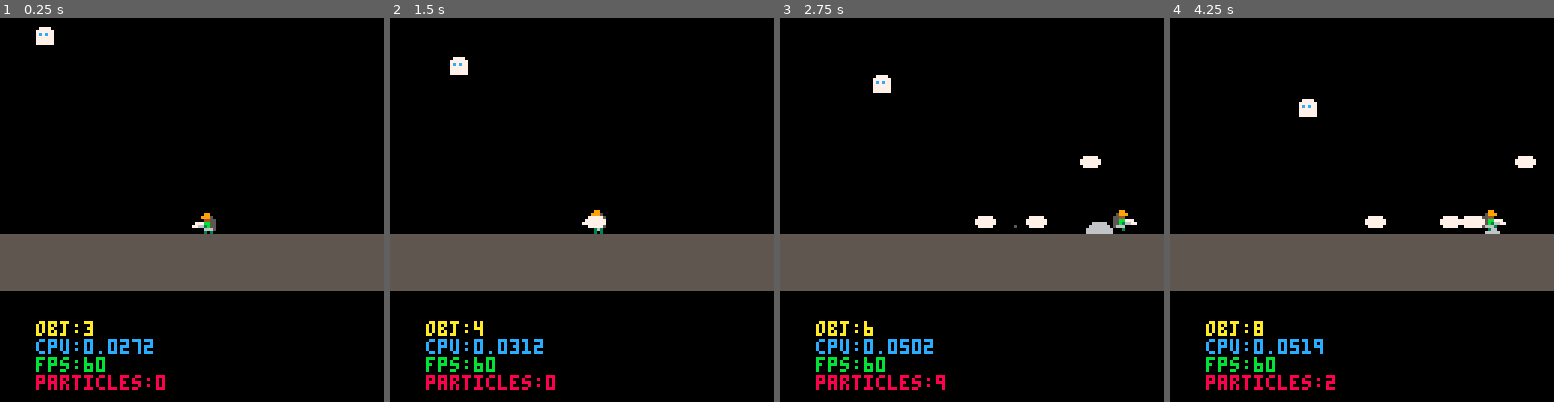
Above: before the commit, frames 1-4 (left to right).
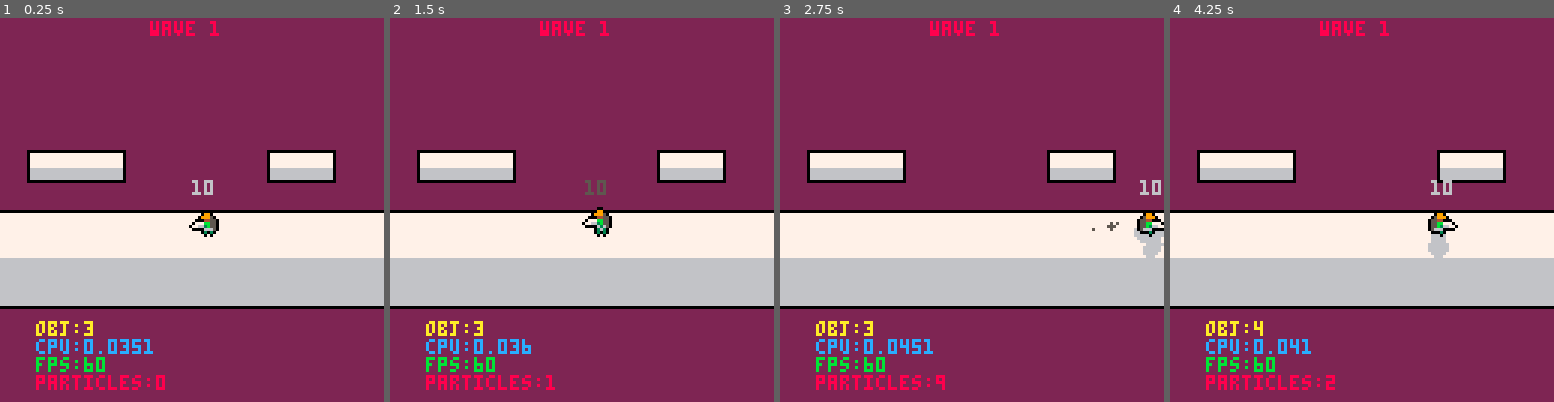
Above: after the commit, the same moments.

Repository: TThanushan/spirico
Game: PICO-8 cartridge spirico.p8
Same seed, same stepped clock (60 frames per second), same inputs: the game is played once before the commit and once after it.
Inputs:
- Up to frame 1 (0.25 s): no input
- Up to frame 2 (1.5 s): tap X (X key) at 0.33, 1.07 s; tap O (Z key) at 0.7 s
- Up to frame 3 (2.75 s): hold Right 1.6-2.1 s; tap O (Z key) at 1.7, 2.1, 2.5 s; tap X (X key) at 1.85 s; hold Up 2.15-2.42 s; hold Right from 2.47 s (still down)
- Up to frame 4 (4.25 s): tap O (Z key) every 0.4 s from 2.9 to 4.1 s; tap X (X key) at 2.97, 4.08 s; release Right at 3.03 s; hold Left 3.08-3.58 s; hold Right from 4.02 s (still down)

The runs differ from the first frame. In frame 1, 96% of the frame differs, in the area x 0-100%, y 0-100%; in frame 2, 96%; in frame 3, 95%; in frame 4, 95%.

Commit message:
Do list : - Player shooting bullet - Enemies health - Bullet damage enemies - Add grounded enemy - Spawn random enemies (flying and grounded) - Add two platform

Diff:
--- a/spirico.p8
+++ b/spirico.p8
@@ -6,7 +6,8 @@
 -- by wombart
 -- initially made for the minijam 25 :
 
-local p_info = {x = 64, y = 64, tag = 'player', current_health = 0, move_speed = 1, sprites = {idle ={1, 2}, running = {17, 18, 18, 19, 20, 20}}, sounds = {running = 0}}
+local p_info = {x = 64, y = 64, tag = 'player', current_health = 10, move_speed = 2,
+sprites = {idle ={1, 2}, running = {17, 18, 18, 19, 20, 20}}, sounds = {running = 0}}
 local player
 local part = {}
 local g = 0.3
@@ -17,12 +18,31 @@
 local gameobjects = {}
 local game_state = 'game'
 local whiteframe = false
+local spawner
+
+-- platform1
+local platf1 = {x0=10, y0=45, x1=40, y1=53, hitbox_x0=4, hitbox_x1=40, hitboxy=40}
+local platf2 = {x0=90, y0=45, x1=110, y1=53, hitbox_x0=86, hitbox_x1=110, hitboxy=40}
+-- flying, flying, grounded, grounced
+local spawner_infos = {x=0, y=0, tag='spawner', properties={x={-30, 135, -30, 135},
+    y={-30, -30, 64, 64}, wave_number=1, inprogress_timer=0, inprogress_time=1,
+    between_spawn_timer=0, between_spawn_time=15, enemy_count=0, enemy_number_to_spawn=15, alivee=0, enemy_limit = 20}}
+
+local enemies_shape = {
+    {damage = 1, health = 2, move_speed = 10, sprites = {running = {64, 65, 66, 67}}, flying = false},
+    {damage = 1, health = 3, move_speed = 5, sprites = {running = {80, 81, 82, 83}}, flying = false},
+    {damage = 1, health = 2, move_speed = 10, sprites = {running = {96, 97, 98, 99}}, flying = true}
+}
+
+
 function _init()
     start()
 end
 
 function start()
     init_all_gameobject()
+
+
 end
 
 function _update60()
@@ -54,6 +74,8 @@
         print('cpu:'..stat(1),main_camera.x-20, main_camera.y+75, 12)
         print('fps:'..stat(7),main_camera.x-20, 81+main_camera.y, 11, 3)
         print('particles:'..#part,main_camera.x-20, 87+main_camera.y, 8, 2)
+        print("wave "..spawner.wave_number,  50, 1,8, 2)
+        -- print("ecount "..spawner.enemy_count,  50, 30,8, 2)
         -- print('particles:'..#part,main_camera.x+ 0, 93+main_camera.y, 8, 2)
         -- spe_print('sys_cpu:'..stat(2),main_camera.x+ 0, 50+main_camera.y, 8, 2)
 
@@ -69,13 +91,17 @@
     do_camera_shake()
     update_part()
     whiteframe_update()
+
+    -- spawn_random_enemies()
 end
 
 function draw_game()
 
-    cls()
+    cls((spawner.wave_number%15)+1)
+    -- cls(((time()/2%15))+1)
+
+    draw_map()
     draw_part()
-    draw_map()
     draw_all_gameobject()
 
     -- print(main_camera.get_tag())
@@ -98,9 +124,34 @@
     main_camera = make_gameobject(32, 32, 'camera', {newposition = {x=0, y=0}})
 
     -- remove
-    make_enemy(10, 0, 1, 2, 10, {running = {64, 65, 66, 65}})
-end
-
+    -- make_enemy(10, 0, 1, 2, 40, {running = {64, 65, 66, 67}}, true)
+
+    -- make_enemy(0, 64, 1, 2, 40, {running = {80, 81, 82, 83}})
+
+    -- make_enemy(0, 64, 1, 2, 30, {running = {96, 97, 98, 99}})
+
+    --  make_bullet(x, y, direction, damage, backoff, move_speed, sprite, tag)
+
+    -- make_bullet(50, 50, {x=150, y=50}, 1, 0, 80, 49, 'bullet')
+    -- make_bullet(100, 100, {x=150, y=100}, 1, 0, 80, 49, 'bullet')
+    -- make_bullet(200, 200, {x=150, y=200}, 1, 0, 80, 49, 'bullet')
+
+
+
+    spawner = make_gameobject(spawner_infos.x, spawner_infos.y, spawner_infos.tag, {
+        x = spawner_infos.properties.x,
+        y = spawner_infos.properties.y,
+        enemy_count = spawner_infos.properties.enemy_count,
+        enemy_number_to_spawn = spawner_infos.properties.enemy_number_to_spawn,
+        wave_number = spawner_infos.properties.wave_number,
+        inprogress_timer = spawner_infos.properties.inprogress_timer,
+        inprogress_time = spawner_infos.properties.inprogress_time,
+        between_spawn_timer = spawner_infos.properties.between_spawn_timer,
+        between_spawn_time = spawner_infos.properties.between_spawn_time,
+        alivee = spawner_infos.properties.alivee,
+
+    })
+end
 
 
 function do_camera_shake()
@@ -123,18 +174,84 @@
   -- rectfill(main_camera.x+shkx+x0, shky+y0, main_camera.x+shkx+x1, shky+y1, col)
 
   -- ground path
-  x0, y0, x1, y1, col = -35, 72, 276, 90, 5
-  rectfill(main_camera.x+shkx+x0, shky+y0, main_camera.x+shkx+x1, shky+y1, col)
-end
-
+    local x0, y0, x1, y1, col = -35, 65, 276, 95, 5
+    rect(main_camera.x+shkx+x0-1, shky+y0-1, main_camera.x+shkx+x1+1, shky+y1+1, 0)
+    -- light part
+    rectfill(main_camera.x+shkx+x0, shky+y0, main_camera.x+shkx+x1, shky+y1-15, col+2)
+    -- dark part
+    rectfill(main_camera.x+shkx+x0, shky+y1-15, main_camera.x+shkx+x1, shky+y1, col+1)
+
+-- platform 1
+    rect(shkx+platf1.x0-1, shky+platf1.y0-1, shkx+platf1.x1+1, shky+platf1.y1+1, 0)
+    -- light part
+    rectfill(shkx+platf1.x0, shky+platf1.y0, shkx+platf1.x1, shky+platf1.y1, col+2)
+    -- dark part
+    rectfill(shkx+platf1.x0, shky+platf1.y0+5, shkx+platf1.x1, shky+platf1.y1, col+1)
+
+-- platform 2
+    rect(shkx+platf2.x0-1, shky+platf2.y0-1, shkx+platf2.x1+1, shky+platf2.y1+1, 0)
+    -- light part
+    rectfill(shkx+platf2.x0, shky+platf2.y0, shkx+platf2.x1, shky+platf2.y1, col+2)
+    -- dark part
+    rectfill(shkx+platf2.x0, shky+platf2.y0+5, shkx+platf2.x1, shky+platf2.y1, col+1)
+
+  -- line(main_camera.x+shkx+x0, shky+y1-15, main_camera.x+shkx+x1, shky+y1-15,col)
+end
+
+
+-- ##spawner
+function spawn_random_enemies()
+    -- is the between timer over
+    if spawner.between_spawn_timer < time() then
+
+        -- choose a random spawn position
+
+
+        local shape = enemies_shape[flr(rnd(count(enemies_shape))+1)]
+
+        local rand_index_pos = flr(rnd(count(spawner.x)))+1
+
+        -- haven't reached the number of enemies to spawn this wave
+        if spawner.enemy_count < spawner.enemy_number_to_spawn then
+
+            if spawner.inprogress_timer < time() then
+
+                    local enemy = make_enemy(spawner.x[rand_index_pos], spawner.y[rand_index_pos], shape.damage,
+                     shape.health, shape.move_speed, shape.sprites, shape.flying)
+                    -- temporary solution
+
+                    if not enemy.flying then
+                        enemy.y = 64
+                    end
+                    spawner.inprogress_timer = spawner.inprogress_time + time()
+
+                    spawner.alivee += 1
+                    spawner.enemy_count += 1;
+            end
+        elseif spawner.alivee <= 0 then
+            spawner.between_spawn_timer = spawner.between_spawn_time + time()
+            spawner.enemy_count = 0
+            spawner.wave_number += 1
+        end
+
+
+    end
+end
+
+function is_player_on_a_platform()
+    return (player.x >= platf1.hitbox_x0 and player.x <= platf1.hitbox_x1 and (player.y > platf1.hitboxy-3 and player.y < platf1.hitboxy+3)) or
+    (player.x > platf2.hitbox_x0 and player.x < platf2.hitbox_x1 and (player.y > platf2.hitboxy-3 and player.y < platf2.hitboxy+3))
+end
+
+-- ##player
 function make_player()
-    local _player = make_gameobject(p_info.x, p_info.y, p_info.tag, {
+    player = make_gameobject(p_info.x, p_info.y, p_info.tag, {
         current_health = p_info.current_health,
         c_sprite=1,
         dx=0,
         dy=1,
-        weapong_info = {reload_time = 0, bullet_sprite = 49, name = 'pistol', attack_speed = 0.5,
-            move_speed = 10, damage = 1},
+        weapong_info = {reload_time = 0, bullet_sprite = 49, name = 'pistol', attack_speed = 1,
+            move_speed = 400, damage = 1, backoff = 1, collision_backoff = 10},
         state = 'idle',
         sfx_playing = false,
         look_to_left = true,
@@ -142,21 +259,28 @@
         timer = {walk_sfx_timer = 0},
         sounds = p_info.sounds,
         sprites = p_info.sprites,
+        experience=0;
+        money=0;
         move_speed = p_info.move_speed,
         move = function(self)
             if btn(0) then
                 self.x -= self.move_speed
                 self.state = 'running'
-                self.look_to_left = true
+                if not btn(4) then
+                    self.look_to_left = true
+                end
                 self:walk_particle()
             end
             if btn(1) then
                 self.x += self.move_speed
                 self.state = 'running'
-                self.look_to_left = false
+                if not btn(4) then
+                    self.look_to_left = false
+                end
                 self:walk_particle()
             end
-            if btn(2) and self.grounded then
+            -- need to be falling to jump
+            if btn(2) and self.grounded and self.dy >= 0 then
                 self:jump()
 
             end
@@ -164,7 +288,7 @@
                 self.state = 'idle'
             end
             if btn(4) then
-                self:shoot(self.x+60, self.y)
+                self:shoot(self.x+200, self.y)
             end
         end,
         shoot = function(self, _x, _y)
@@ -172,7 +296,8 @@
                 self.weapong_info.reload_time = time()+self.weapong_info.attack_speed
                 local direction = 1
                 if self.look_to_left then direction = -1 end
-                local bullet = make_bullet(self.x, self.y, {x=_x*direction, y=_y}, 1, 0, self.weapong_info.move_speed, self.weapong_info.bullet_sprite,
+                self.x += self.weapong_info.backoff * -direction
+                local bullet = make_bullet(self.x, self.y, {x=_x*direction, y=_y}, self.weapong_info.damage, self.weapong_info.collision_backoff, self.weapong_info.move_speed, self.weapong_info.bullet_sprite,
                     'bullet')
 
             end
@@ -191,6 +316,7 @@
             self.c_sprite = table[n]
         end,
         draw_sprite = function(self)
+            outline_spr(self.c_sprite, self.x+shkx, self.y+shky, self.look_to_left)
             spr(self.c_sprite, self.x+shkx, self.y+shky, 1, 1, self.look_to_left)
         end,
         player_sounds = function (self)
@@ -201,13 +327,17 @@
         end,
         take_damage = function (self, damage)
             self.current_health -= damage
-            sfx(4)
+            if self.current_health < 0 then
+                self.current_health = 0
+            end
+            sfx(5)
             whiteframe = true
         end,
         jump=function(self)
             self.grounded = false
 
             self.y -= 5
+
             self.dy = -4
             shake_v(1)
             sfx(0)
@@ -220,18 +350,34 @@
 
         end,
         do_physics=function(self)
-            -- do gravity
-            if self.y <= 64 then
-                self.dy += g
-            else
+            if self.y > 64 then
                 self.y = 64
+                self.grounded = true
                 self.dy = 0
-                if not self.grounded then
-                    sfx(2)
-                    self.grounded = true
+
+            end
+
+                -- do gravity
+                if self.y <= 64 and not is_player_on_a_platform() then
+                    self.dy += g
+                else
+                    -- self.y = 64
+                    if not self.grounded then
+                        sfx(2)
+                    end
+                        if self.dy > 0 and is_player_on_a_platform() then
+                            self.grounded = true
+                            self.dy = 0
+                        end
+
                 end
-            end
-            self.y += self.dy
+
+                -- not in the x range of a platform
+                -- if not is_player_on_a_platform() then
+                    -- go down
+                    self.y += self.dy
+                -- end
+
 
             -- do horizontal velocity
             self.x += self.dx
@@ -256,16 +402,29 @@
         end,
         draw = function(self)
             self:draw_sprite()
+            print(self.current_health, self.x, self.y-10)
+
         end
 
     })
-    player = _player
 end
 
 
 
 function distance(current, target)
-    return sqrt((target.x - current.x)^2 + (target.y - current.y)^2)
+    local x0, x1, y0, y1 = current.x, target.x, current.y, target.y
+    -- scale inputs down by 6 bits
+    local dx=(x0-x1)/64
+    local dy=(y0-y1)/64
+
+    -- get distance squared
+    local dsq=dx*dx+dy*dy
+
+    -- in case of overflow/wrap
+    if(dsq<0) return 32767.99999
+
+    -- scale output back up by 6 bits
+    return sqrt(dsq)*64
 end
 
 function closest_obj(target, tag)
@@ -287,14 +446,16 @@
 end
 
 
-function make_enemy (x, y, damage, health, move_speed, sprites)
+-- ##enemy
+function make_enemy (x, y, damage, health, move_speed, sprites, flying)
     local enemy = make_gameobject(x, y, 'enemy', {
         damage = damage,
-        health = health,
+        flying = flying or false,
+        current_health = health,
         move_speed = move_speed,
         c_sprite = 0,
         sprites = sprites,
-        attack_info = {range = 2, attack_speed = 1},
+        attack_info = {range = 3, attack_speed = 2, reload_time=0},
         target = player,
 
         enemy_collision_check = function (self)
@@ -304,30 +465,62 @@
         end,
 
         attack = function (self)
-            self.target:take_damage(self.damage)
+            if self.attack_info.reload_time < time() then
+                self.attack_info.reload_time = time()+self.attack_info.attack_speed
+                self.target:take_damage(self.damage)
+            end
         end,
         move = function (self)
-            move_toward(self, self.target, self.move_speed)
+            if(distance(self, self.target) >= self.attack_info.range) then
+                if not self.flying then
+
+                    move_toward(self,{x=self.target.x, y=self.y}, self.move_speed)
+                else
+                    move_toward(self, self.target, self.move_speed)
+
+                end
+            end
         end,
         take_damage = function (self, damage)
             self.current_health -= damage
 
+        end,
+        destroy = function (self)
+            dust_part(self.x+4, self.y+10, 3,{6, 5})
+            spawner.alivee -= 1
+            self:disable()
+        end,
+        check_if_alive = function(self)
+            if self.current_health <= 0 then
+                self:destroy()
+            end
         end,
         update_sprite = function(self)
             local table = self.sprites.idle
             local speed = 2
 
             table = self.sprites.running
-            speed = self.move_speed*6
-
-            local n = flr(time()*speed%#table)+1
+            speed = self.move_speed*5
+            print(speed..self.tag)
+
+            local n = flr(time()/10*speed%#table)+1
             self.c_sprite = table[n]
         end,
         draw_sprite = function(self)
+
+            if self.x > self.target.x then
+                self.look_to_left = true
+            else
+                 self.look_to_left = false
+            end
+            outline_spr(self.c_sprite, self.x+shkx, self.y+shky, self.look_to_left)
+
             spr(self.c_sprite, self.x+shkx, self.y+shky, 1, 1, self.look_to_left)
         end,
         update = function (self)
+            self:check_if_alive()
             self:update_sprite()
+            self:enemy_collision_check()
             self:move()
         end,
         draw = function (self)
@@ -353,11 +546,11 @@
     damage=damage,
     move_speed=move_speed,
     sprite=sprite,
-    range = 1,
+    range = 5,
     backoff = backoff,
     direction=direction,
     out_of_screen = function (self)
-        if (self.x < 8 or self.x > 118) or (self.y < 0 or self.y > 118) then
+        if (self.x < -2 or self.x > 128) or (self.y < 0 or self.y > 120) then
             self:destroy()
         end
     end,
@@ -372,11 +565,11 @@
     end,
     enemy_collision_check = function (self)
         local enemy = closest_obj(self, 'enemy')
-
         if enemy != nil and distance(self, enemy) < self.range then
+
             enemy:take_damage(self.damage)
             -- enemy backoff
-            move_toward(self.target, self, -self.backoff)
+            move_toward(enemy, {x=self.x, y=enemy.y}, -self.backoff)
 
             self:destroy()
         end
@@ -390,13 +583,12 @@
         -- move_toward(self.target, self, -self.backoff)
     end,
     draw=function(self)
-
-      spr(self.sprite, self.x+shkx, self.y+shky)
-      pal()
+        outline_spr(self.sprite, self.x+shkx, self.y+shky)
+        spr(self.sprite, self.x+shkx, self.y+shky)
+        pal()
     end,
     reset=function(self)
       self:enable()
-
     end
   })
 
@@ -548,49 +740,83 @@
  end
 end
 
-…(46 lines of a section not shown)…
+function outline_spr(n, x, y, _flip_x, _flip_y)
+  local out_col = 0
+  local flip_x, flip_y = false, false
+  if _flip_x then flip_x = _flip_x end
+  if _flip_y then flip_y = _flip_y end
+
+  local pal, spr = pal, spr
+  for i=0, 15 do pal(i, out_col) end
+
+  spr(n, x+1, y, 1, 1, flip_x, flip_y)
+  spr(n, x-1, y, 1, 1, flip_x, flip_y)
+  spr(n, x, y+1, 1, 1, flip_x, flip_y)
+  spr(n, x, y-1, 1, 1, flip_x, flip_y)
+  pal()
+end
+…(65 lines of a section not shown)…
Not shown, changed: 30 lines of the sprite sheet (__gfx__) section of spirico.p8
Not shown, changed: the sound effects (__sfx__) section of spirico.p8
